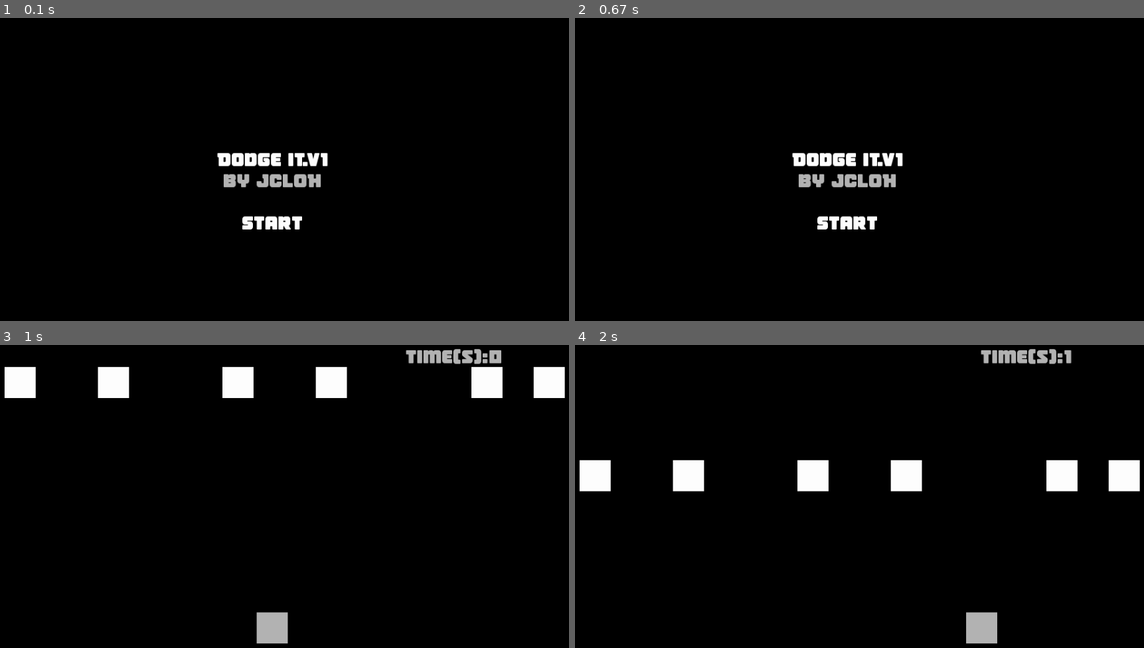
Above: before the commit, frames 1-4 (two rows, left to right).
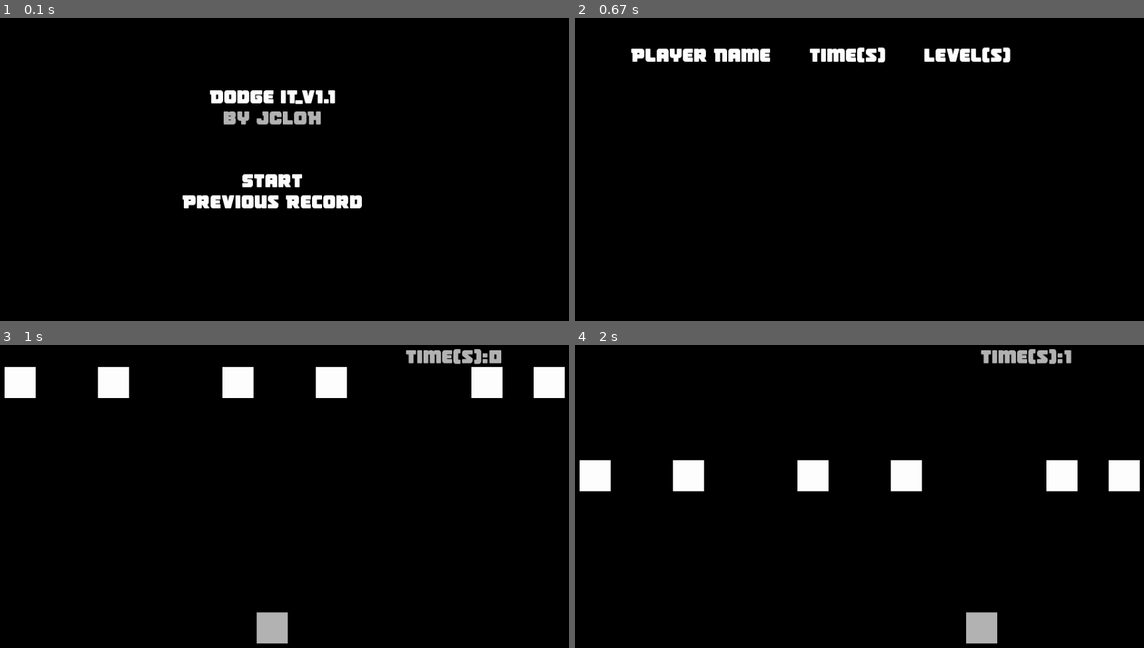
Above: after the commit, the same moments.

Repository: JCLOH98/DodgeIt-Pygame
Game: pygame game, started from DodgeItv1.1.py
The game is run twice, just before and just after one commit, with the same random seed, the same clock (stepped at 60 frames per second) and the same inputs.
Inputs (mouse positions are in pixels of both pictures, inside the frame that each line leads up to):
- Up to frame 1 (0.1 s): no input
- Up to frame 2 (0.67 s): click (825, 193) at 0.38 s
- Up to frame 3 (1 s): tap Enter at 0.67 s
- Up to frame 4 (2 s): hold Right 1.17-1.63 s

The runs differ from the first frame. In frame 1, 4.2% of the frame differs, in the area x 32-64%, y 23-70%; in frame 2, 3.6%; in frame 3, nothing differs; in frame 4, nothing differs.

Commit message:
version 1.1

Diff:
--- a/DodgeItv1.py
+++ b/DodgeItv1.1.py
@@ -43,7 +43,7 @@
 pygame.init()
 Display = pygame.display.set_mode((SCREEN_WIDTH,SCREEN_HEIGHT))
 
-pygame.display.set_caption("Dodge It.v1")
+pygame.display.set_caption("Dodge It.v1.1")
 Font = pygame.font.Font('Fonts/victorycomics.ttf',32)
 
 def InitialRect():
@@ -76,20 +76,25 @@
 
 def StartScreen():
         Display.fill(BLACK)
-        Title = Font.render("Dodge it.v1",True,WHITE)
+        Title = Font.render("Dodge it_v1.1",True,WHITE)
         TitleRect = Title.get_rect()
-        TitleRect.center = (SCREEN_WIDTH/2,SCREEN_HEIGHT/2 - TitleRect.height)
+        TitleRect.center = (SCREEN_WIDTH/2,SCREEN_HEIGHT/4)
         Display.blit(Title,TitleRect)
 
         Coder = Font.render("by JCLOH",True,GREY)
         CoderRect = Coder.get_rect()
-        CoderRect.center = (SCREEN_WIDTH/2,(SCREEN_HEIGHT/2))
+        CoderRect.center = (SCREEN_WIDTH/2,(SCREEN_HEIGHT/4) + CoderRect.height)
         Display.blit(Coder,CoderRect)
 
         StartButton = Font.render("Start",True,WHITE)
         StartRect = StartButton.get_rect()
-        StartRect.center = (SCREEN_WIDTH/2,(SCREEN_HEIGHT/2) + CoderRect.height + StartRect.height)
+        StartRect.center = (SCREEN_WIDTH/2,SCREEN_HEIGHT/2)
         Display.blit(StartButton,StartRect)
+
+        Record = Font.render("Previous Record",True,WHITE)
+        RecordRect = Record.get_rect()
+        RecordRect.center = (SCREEN_WIDTH/2,(SCREEN_HEIGHT/2) + RecordRect.height)
+        Display.blit(Record,RecordRect)
 
         Start = True
 
@@ -119,12 +124,42 @@
                                                 #Start = False
 
                         elif event.type == MOUSEBUTTONUP:
+
                                 if (PreviousClick == LEFT_CLICK):
+                                        #Pressed Start
                                         if(pygame.mouse.get_pos()[0] > StartRect.x and\
                                            pygame.mouse.get_pos()[0] < StartRect.x + StartRect.width and\
                                            pygame.mouse.get_pos()[1] > StartRect.y and\
                                            pygame.mouse.get_pos()[1] < StartRect.y + StartRect.height):
                                                 Start = False
+
+                                        #Pressed Previous Record
+                                        elif(pygame.mouse.get_pos()[0] > RecordRect.x and\
+                                             pygame.mouse.get_pos()[0] < RecordRect.x + RecordRect.width and\
+                                             pygame.mouse.get_pos()[1] > RecordRect.y and\
+                                             pygame.mouse.get_pos()[1] < RecordRect.y + RecordRect.height):
+
+                                                Display.fill(BLACK)
+
+                                                TimeName = Font.render("Time(s)",True,WHITE)
+                                                TimeNameRect = TimeName.get_rect()
+                                                TimeNameRect.center = ((SCREEN_WIDTH/2),(TimeNameRect.height)*2)
+                                                Display.blit(TimeName,TimeNameRect)
+
+                                                LevelName = Font.render("Level(s)",True,WHITE)
+                                                LevelNameRect = LevelName.get_rect()
+                                                #LevelNameRect.center = ((SCREEN_WIDTH/2) + (TimeNameRect.width)*2,(LevelNameRect.height)*2)
+                                                Display.blit(LevelName,((SCREEN_WIDTH/2) + TimeNameRect.width,(TimeNameRect.height)*1.5))
+
+                                                PlayerName = Font.render("Player Name",True,WHITE)
+                                                PlayerNameRect = PlayerName.get_rect()
+                                                #PlayerNameRect.center = ((SCREEN_WIDTH/2) - (TimeNameRect.width)*2,(PlayerNameRect.height)*2)
+                                                Display.blit(PlayerName,((SCREEN_WIDTH/2) - PlayerNameRect.width - TimeNameRect.width,(TimeNameRect.height)*1.5))
+
+
+                                                pygame.display.update()
+                                                pygame.time.Clock().tick(30) #30fps
+                                                print("here")
 
 
 def main():
